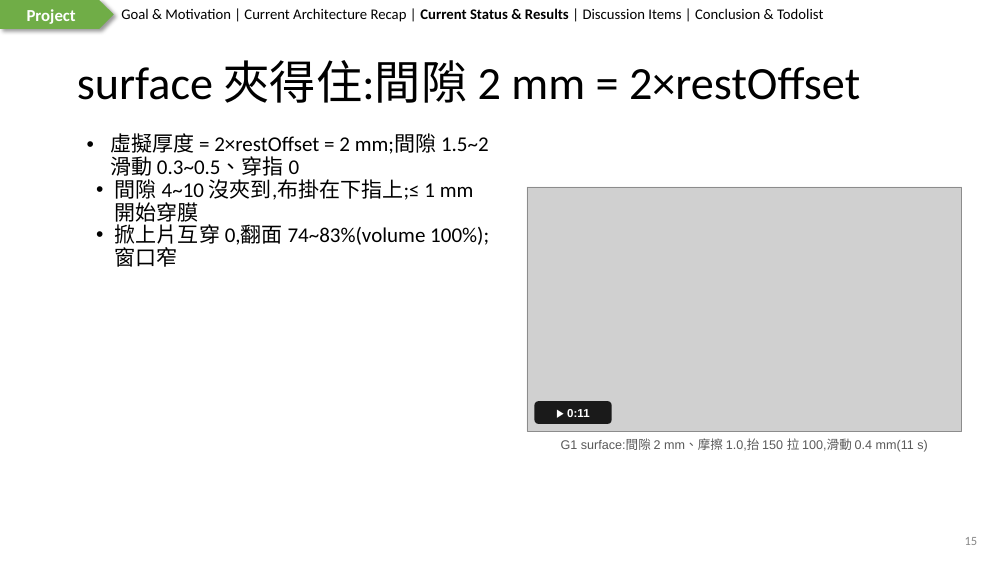
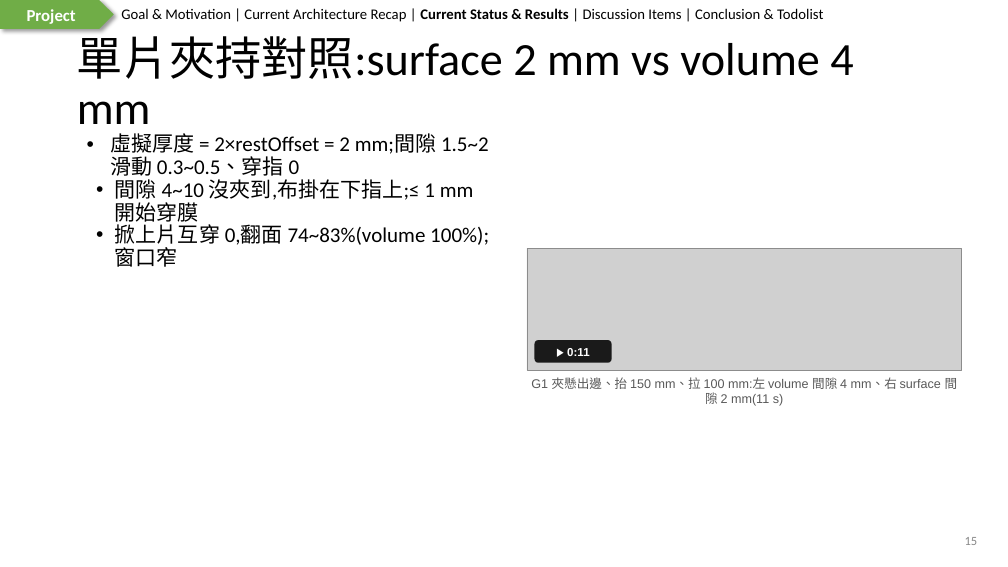
Before and after one commit to wyattsheu/sim-forge, a slide deck: slide 15 of sims/fr3_bubblewrap_pack_20261007/deck/2026-10-07-Report.pptx. Drawn at 1008x567 pixels with LibreOffice and Linux fonts; fonts in the diff are those of the drawing; grey boxes stand for pictures. Boxes give left, top, right and bottom in pixels: in the first picture for what was removed or moved away, otherwise in the second. Text is boxed around its words. In the diff, an @@ line names an element or a change of style, - is before the commit and + after.

```diff
--- a/sims/fr3_bubblewrap_pack_20261007/deck/2026-10-07-Report.pptx
+++ b/sims/fr3_bubblewrap_pack_20261007/deck/2026-10-07-Report.pptx
@@ title at [77,27,853,136]: text changed @@
-surface 夾得住:間隙 2 mm = 2×restOffset
+單片夾持對照:surface 2 mm vs volume 4 mm
@@ picture: place and size @@
-picture at [527,187,962,431]
+picture at [527,248,962,371]
@@ rounded rectangle "▶ 0:11": place and size @@
-rounded rectangle "▶ 0:11" at [535,402,612,424]
+rounded rectangle "▶ 0:11" at [535,340,612,363]
@@ text at [531,377,958,406]: text changed @@
-G1 surface:間隙 2 mm、摩擦 1.0,抬 150 拉 100,滑動 0.4 mm(11 s)
+G1 夾懸出邊、抬 150 mm、拉 100 mm:左 volume 間隙 4 mm、右 surface 間隙 2 mm(11 s)
```
Also in this commit, not shown: 1 other slide changed, 3 other files.
